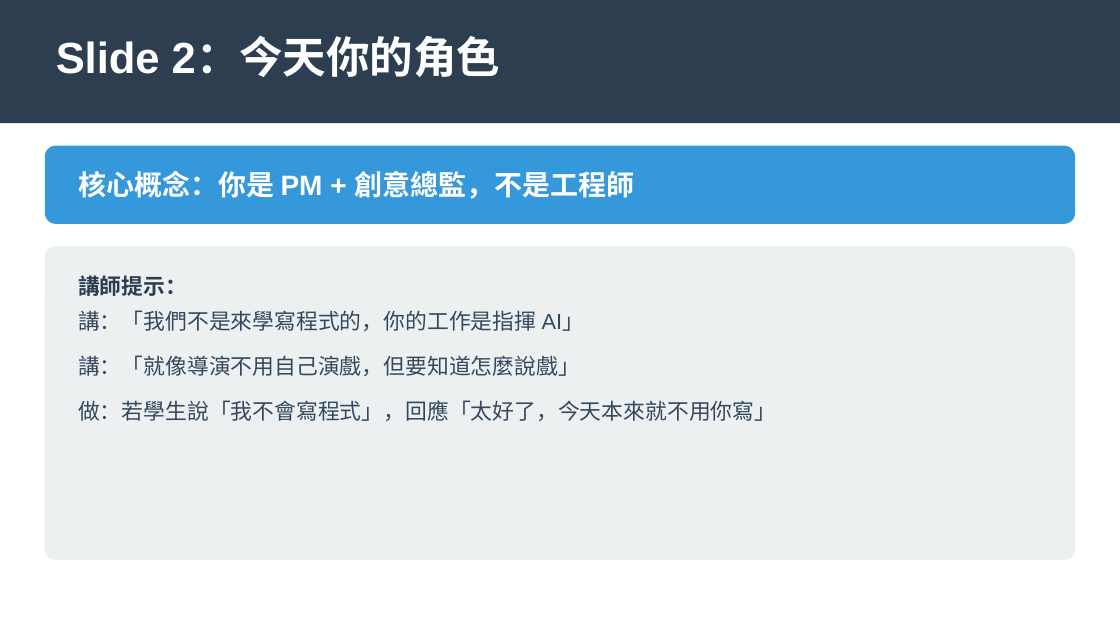
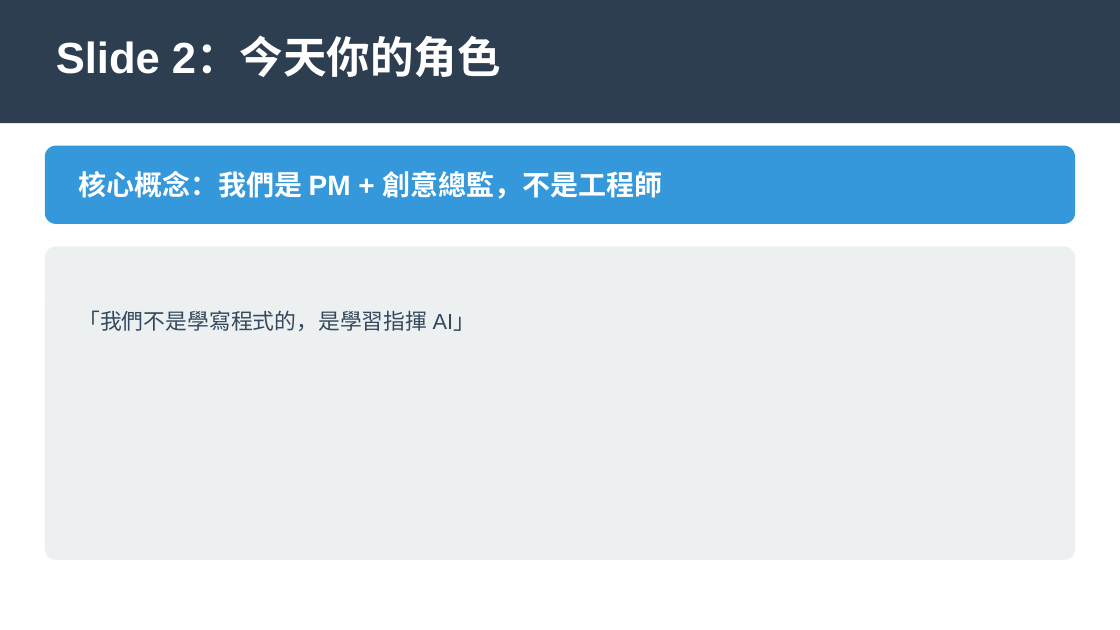
Before and after one commit to jonesandjay123/VibeCoding_Workshop, a slide deck: slide 3 of VibeCoding_TrainingDeck.pptx. Drawn at 1120x630 pixels with LibreOffice and Linux fonts; fonts in the diff are those of the drawing. Boxes give left, top, right and bottom in pixels: in the first picture for what was removed or moved away, otherwise in the second. Text is boxed around its words. In the diff, an @@ line names an element or a change of style, - is before the commit and + after.

```diff
--- a/VibeCoding_TrainingDeck.pptx
+++ b/VibeCoding_TrainingDeck.pptx
@@ text at [78,171,663,199]: text changed @@
-核心概念：你是 PM + 創意總監，不是工程師
+核心概念：我們是 PM + 創意總監，不是工程師
@@ text removed at [78,275,187,296] @@
-講師提示：
@@ text at [78,310,475,331]: text changed @@
-講：「我們不是來學寫程式的，你的工作是指揮 AI」
-講：「就像導演不用自己演戲，但要知道怎麼說戲」
-做：若學生說「我不會寫程式」，回應「太好了，今天本來就不用你寫」
+「我們不是學寫程式的，是學習指揮 AI」
```
Also in this commit, not shown: 23 other slides changed, 1 slide added, 1 slide removed, 43 other files.
